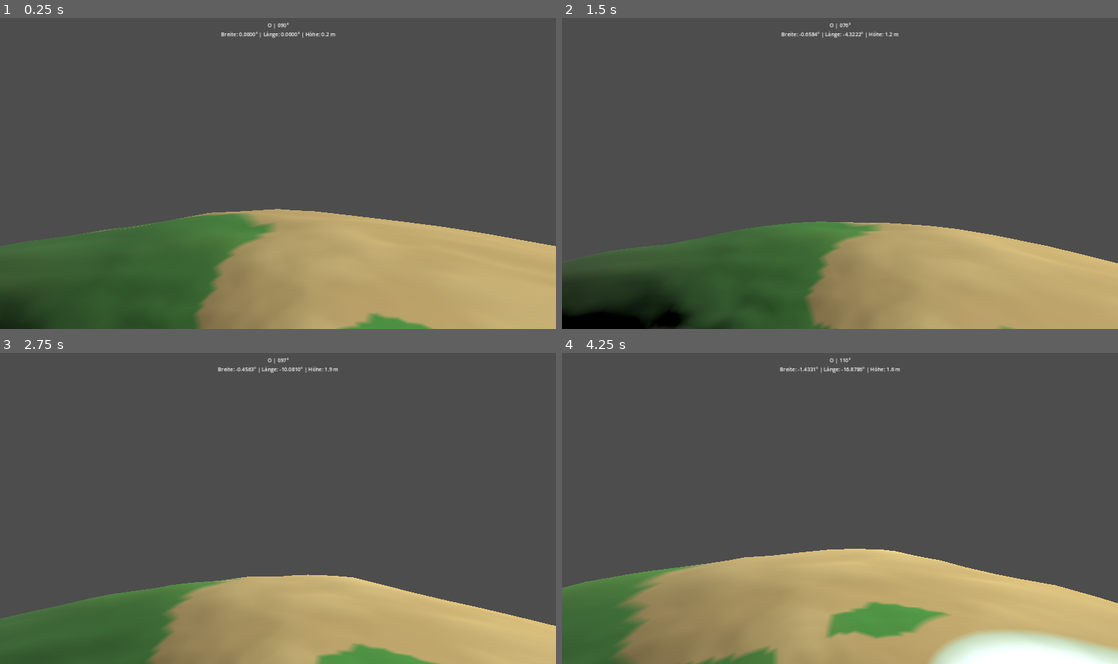
Above: before the commit, frames 1-4 (two rows, left to right).
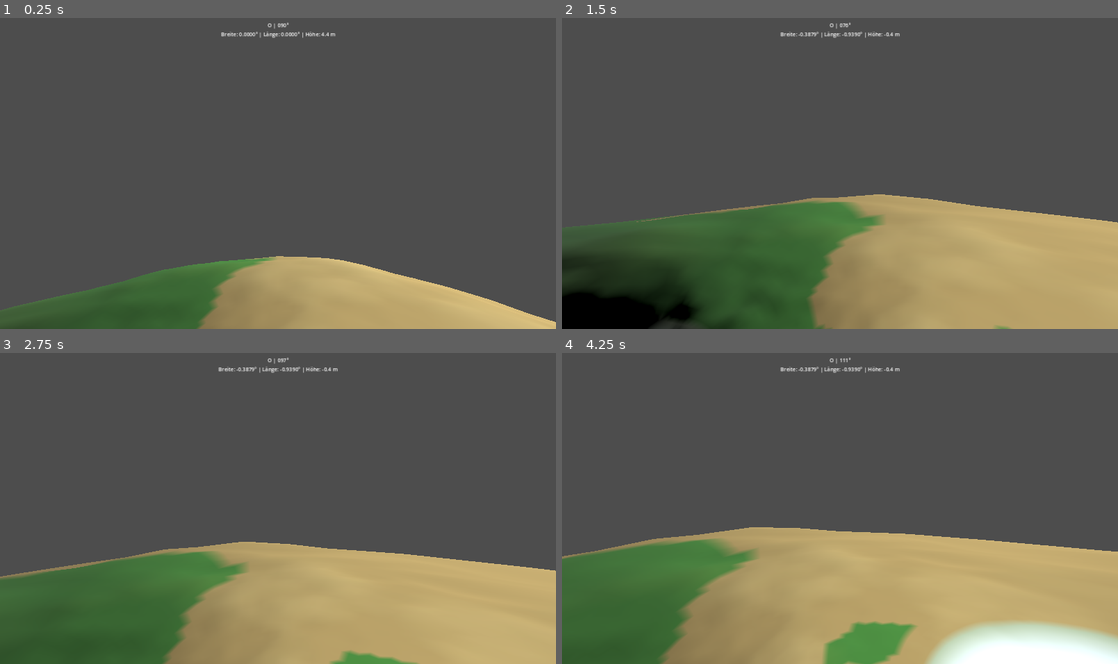
Above: after the commit, the same moments.

Repository: JojoCabana/The-Norloland
Game: Godot game, scene res://main.tscn
Two runs of this game, one before a commit and one after it. Both use one fixed random seed, a clock stepped at 60 frames per second and the inputs below.
Inputs (mouse positions are in pixels of both pictures, inside the frame that each line leads up to):
- Up to frame 1 (0.25 s): no input
- Up to frame 2 (1.5 s): tap Enter at 0.5 s; move the mouse to (867, 170) at 0.52 s; hold Space 0.53-1.28 s; hold W from 0.53 s (still down); move the mouse to (812, 173) at 1.27 s; tap Space at 1.35 s
- Up to frame 3 (2.75 s): keep holding W; tap Space at 1.52, 1.82 s; move the mouse to (289, 502) at 2.02 s; hold Space from 2.03 s (still down)
- Up to frame 4 (4.25 s): keep holding W; move the mouse to (834, 511) at 2.77 s; release Space at 2.78 s; tap Space at 2.85, 3.02, 3.32 s; move the mouse to (878, 511) at 3.52 s; hold Space from 3.53 s (still down)

The runs differ from the first frame. In frame 1, 20% of the frame differs, in the area x 0-100%, y 4-100%; in frame 2, 11%; in frame 3, 14%; in frame 4, 20%, in the area x 0-100%, y 1-100%.

Commit message:
Adapt verified flat FPS movement to spherical gravity with Godot collisions

Diff:
--- a/MiniPlanetDemo/player.gd
+++ b/MiniPlanetDemo/player.gd
@@ -1,17 +1,17 @@
 extends CharacterBody3D
-## Surface-locked first-person controller: the planet stays stationary.
+## Same WASD and mouse controls as flat_player.gd, with radial up/gravity.
 @export var speed: float = 5.0
-@export var gravity_strength: float = 22.0
-@export var jump_speed: float = 7.0
+@export var jump_speed: float = 5.0
+@export var gravity_strength: float = 18.0
 @export var mouse_sensitivity: float = 0.0025
 var pitch: float = 0.0
-var height_above_ground: float = 0.95
-var vertical_speed: float = 0.0
 @onready var camera: Camera3D = $Camera3D
-@onready var planet: Node3D = get_parent().get_node("Planet")
 
 func _ready() -> void:
-    _align_to_surface()
+    motion_mode = CharacterBody3D.MOTION_MODE_GROUNDED
+    floor_snap_length = 0.35
+    floor_max_angle = deg_to_rad(55.0)
+    _align_to_planet()
     Input.mouse_mode = Input.MOUSE_MODE_CAPTURED
 
 func _unhandled_input(event: InputEvent) -> void:
@@ -24,38 +24,31 @@
         pitch = clampf(pitch - event.relative.y * mouse_sensitivity, -1.45, 1.45)
         camera.rotation.x = pitch
 
-func _align_to_surface() -> void:
+func _align_to_planet() -> void:
     var up: Vector3 = global_position.normalized()
     if up.length_squared() < 0.01:
         return
-    var rotation_to_up := Quaternion(global_transform.basis.y.normalized(), up)
-    global_transform.basis = (Basis(rotation_to_up) * global_transform.basis).orthonormalized()
+    var current_up: Vector3 = global_transform.basis.y.normalized()
+    global_transform.basis = (Basis(Quaternion(current_up, up)) * global_transform.basis).orthonormalized()
     up_direction = up
 
 func _physics_process(delta: float) -> void:
-    var up: Vector3 = global_position.normalized()
-    if up.length_squared() < 0.01:
-        return
-    _align_to_surface()
-    var forward: Vector3 = -global_transform.basis.z
-    forward = (forward - up * forward.dot(up)).normalized()
-    var right: Vector3 = global_transform.basis.x
-    right = (right - up * right.dot(up)).normalized()
+    _align_to_planet()
+    var up: Vector3 = up_direction
     var axis := Vector2(
         float(Input.is_key_pressed(KEY_D)) - float(Input.is_key_pressed(KEY_A)),
         float(Input.is_key_pressed(KEY_W)) - float(Input.is_key_pressed(KEY_S))
     ).normalized()
-    var tangent: Vector3 = (right * axis.x + forward * axis.y) * speed
-    # Move the character around the planet, not the planet underneath it.
-    var next_position: Vector3 = global_position + tangent * delta
-    var next_up: Vector3 = next_position.normalized()
-    var ground_radius: float = planet.surface_radius(next_up)
-    var standing_radius: float = ground_radius + 0.95
-    if Input.is_key_pressed(KEY_SPACE) and height_above_ground <= 0.951 and vertical_speed <= 0.0:
-        vertical_speed = jump_speed
-    vertical_speed -= gravity_strength * delta
-    height_above_ground = maxf(0.95, height_above_ground + vertical_speed * delta)
-    if height_above_ground <= 0.95 and vertical_speed < 0.0:
-        vertical_speed = 0.0
-    global_position = next_up * (standing_radius + height_above_ground - 0.95)
-    _align_to_surface()
+    # The flat controller's movement, projected onto the local ground plane.
+    var direction: Vector3 = global_transform.basis.x * axis.x - global_transform.basis.z * axis.y
+    direction = direction.slide(up).normalized()
+    var radial_velocity: float = velocity.dot(up)
+    if is_on_floor():
+        radial_velocity = 0.0
+        if Input.is_key_pressed(KEY_SPACE):
+            radial_velocity = jump_speed
+    else:
+        radial_velocity -= gravity_strength * delta
+    velocity = direction * speed + up * radial_velocity
+    move_and_slide()
+    _align_to_planet()
